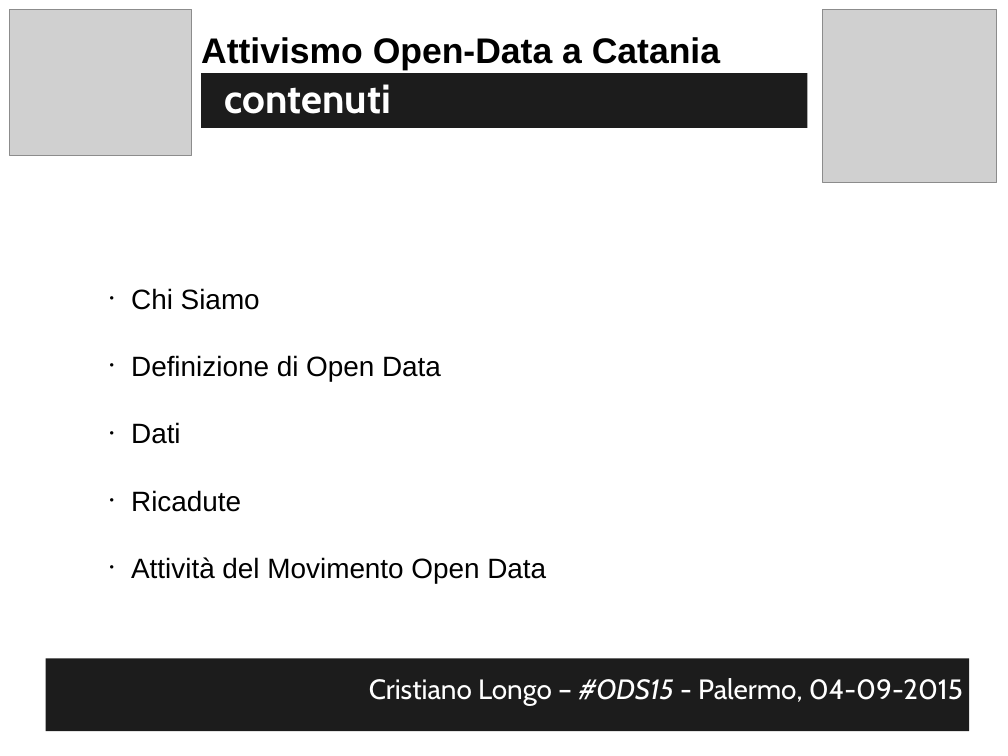
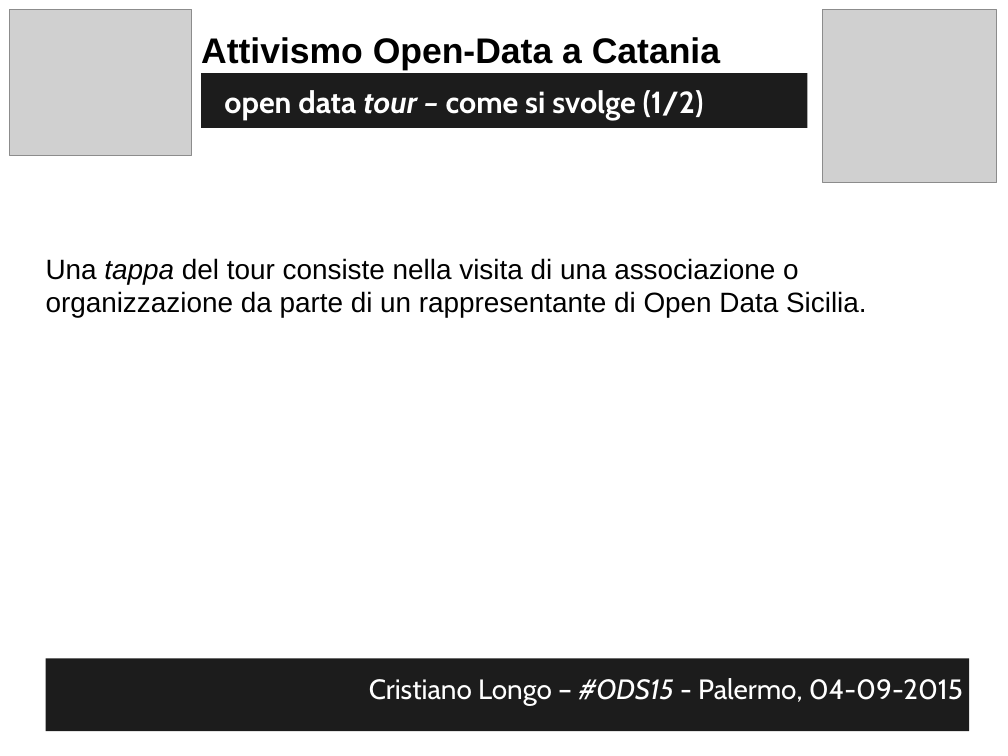
Before and after one commit to opendatahacklab/opendatahacklab.github.io, a slide deck: slide 44 of events/odt_ods15.odp (slide 2 before the commit). Drawn at 1008x756 pixels with LibreOffice and Linux fonts; fonts in the diff are those of the drawing; grey boxes stand for pictures. Boxes give left, top, right and bottom in pixels: in the first picture for what was removed or moved away, otherwise in the second. Text is boxed around its words. In the diff, an @@ line names an element or a change of style, - is before the commit and + after.

Commit message:
slides of the open data tour presentation

```diff
--- a/events/odt_ods15.odp
+++ b/events/odt_ods15.odp
@@ text at box(224, 90, 704, 120): text changed; size 32 to 24 pt @@
-contenuti
+open data tour – come si svolge (1/2)
@@ text added at box(46, 258, 867, 318), 22 pt, text #000000 @@
+Una tappa del tour consiste nella visita di una associazione o organizzazione da parte di un rappresentante di Open Data Sicilia.
@@ text removed at box(131, 288, 546, 583) @@
-• Chi Siamo
-• Definizione di Open Data
-• Dati
-• Ricadute
-• Attività del Movimento Open Data
```
Also in this commit, not shown: 7 other slides changed, 1 slide added, 2 slides removed, 2 other files.
